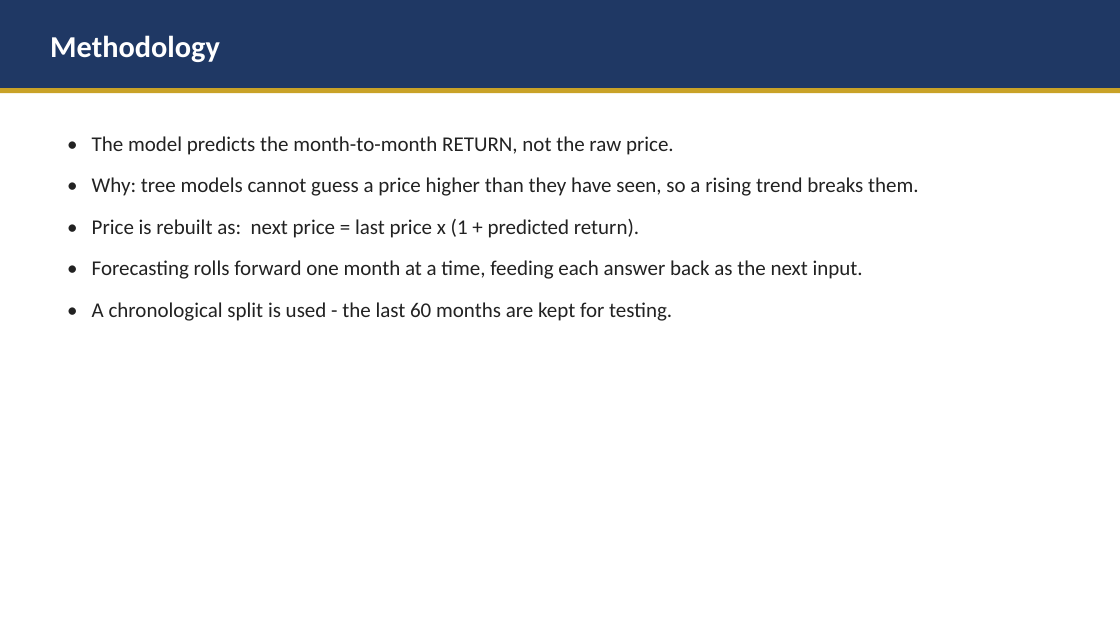
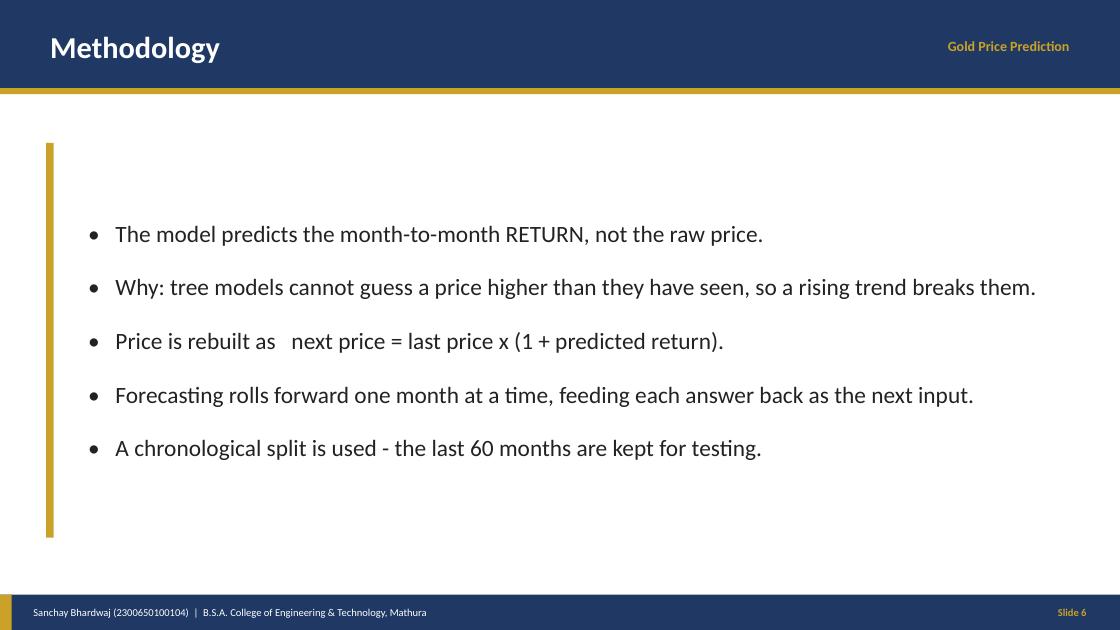
Before and after one commit to sanchaybhardwaj411-alt/gold-price-prediction, a slide deck: slide 6 of docs/Gold-Price-Prediction-Presentation.pptx. Drawn at 1120x630 pixels with LibreOffice and Linux fonts; fonts in the diff are those of the drawing. Boxes give left, top, right and bottom in pixels: in the first picture for what was removed or moved away, otherwise in the second. Text is boxed around its words. In the diff, an @@ line names an element or a change of style, - is before the commit and + after.

Commit message:
Redesign presentation: full-page slides, Sanchay-only attribution, results chart

```diff
--- a/docs/Gold-Price-Prediction-Presentation.pptx
+++ b/docs/Gold-Price-Prediction-Presentation.pptx
@@ text added at box(948, 41, 1069, 51), 12 pt, text #C9A227, bold @@
+Gold Price Prediction
@@ rectangle added at box(46, 143, 54, 538), fill #C9A227 @@
@@ text "• The model predicts the ...": place and size @@
-text "• The model predicts the ..." at box(92, 136, 919, 321)
+text "• The model predicts the ..." at box(115, 225, 1036, 460)
@@ text "• The model predicts the ..." at box(115, 225, 1036, 460): vertical alignment top to middle @@
@@ text at box(115, 225, 1036, 460): size 18 to 20 pt in "• The model predicts the month-to-month RETURN, ...", "• Why: tree models cannot guess a ...", "• Forecasting rolls forward one month at ...", "• A chronological split is used - ..."; more space between paragraphs @@
@@ text at box(115, 332, 724, 353): text changed; size 18 to 20 pt @@
-• Price is rebuilt as: next price = last price x (1 + predicted return).
+• Price is rebuilt as next price = last price x (1 + predicted return).
@@ rectangle added at box(0, 595, 1120, 630), fill #1F3864 @@
@@ rectangle added at box(0, 595, 12, 630), fill #C9A227 @@
@@ text added at box(33, 608, 427, 618), 9 pt, text #FFFFFF @@
+Sanchay Bhardwaj (2300650100104) | B.S.A. College of Engineering & Technology, Mathura
@@ text added at box(1058, 608, 1086, 616), 9 pt, text #C9A227, bold @@
+Slide 6
```
Also in this commit, not shown: 11 other slides changed, 1 slide added, 1 slide removed, 4 other files.
